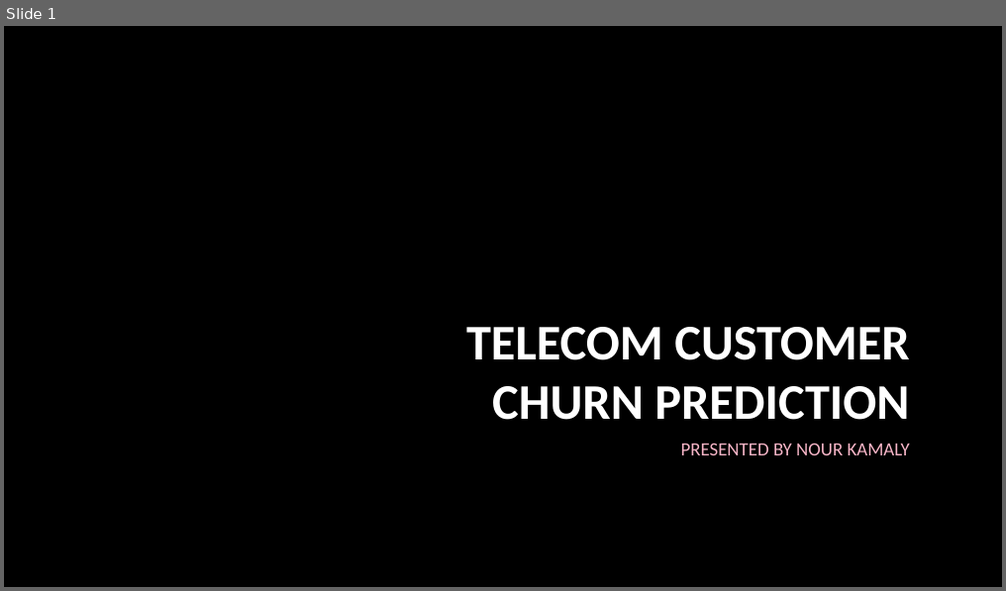
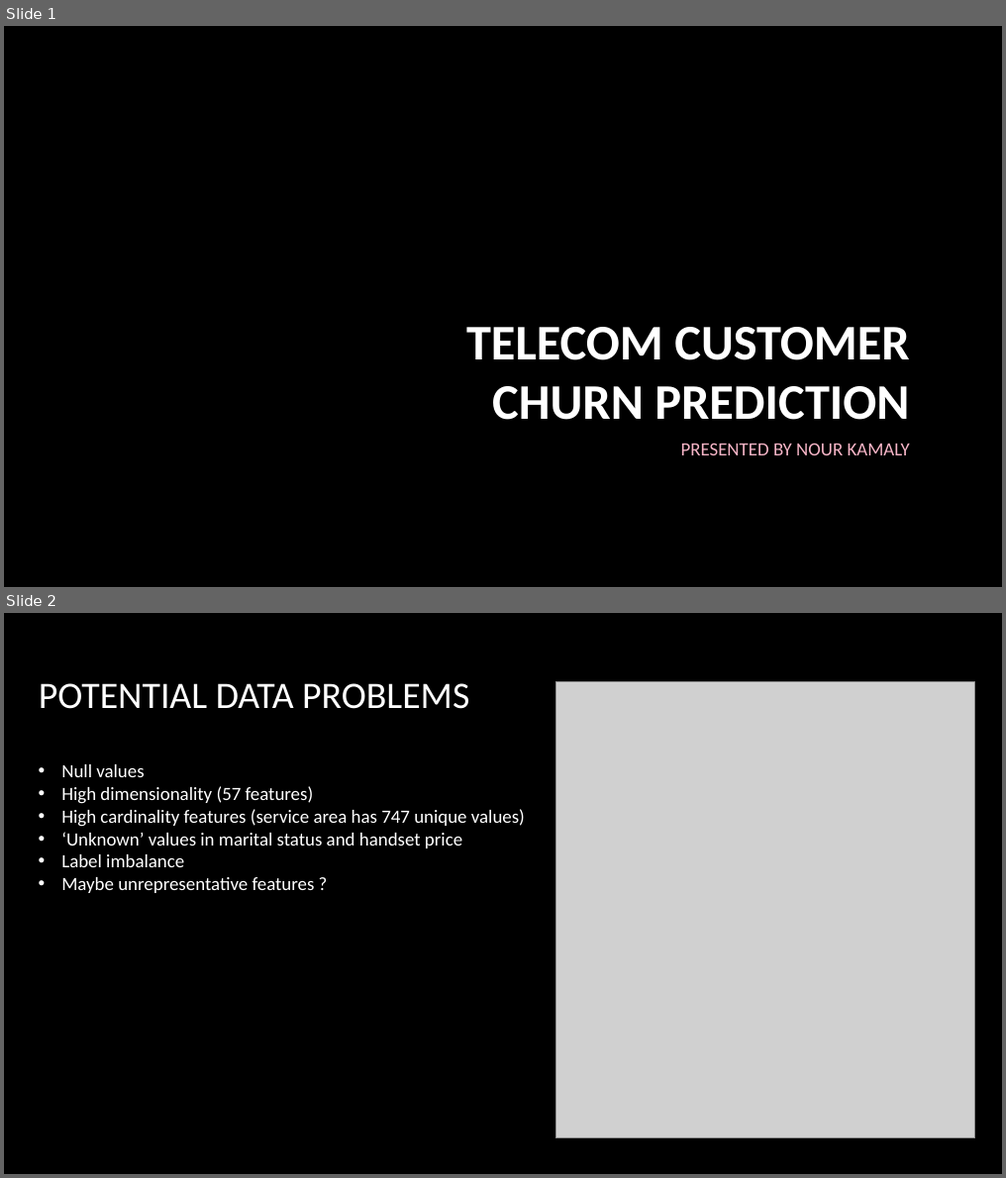
Before and after one commit to NourKamaly/TelecomCustomerChurnPrediction, a slide deck: 6. Documentation/Telecom Customer Churn Prediction.pptx. Shown one above the other, each under a label of ours: slide 1 before the commit, slides 1 and 2 after it. The pictures are 1006x591 and 1006x1178 pixels, drawn with LibreOffice and Linux fonts; fonts in the diff are those of the drawing; grey boxes stand for pictures; background and template pictures are left out. Boxes give left, top, right and bottom in pixels: in the first picture for what was removed or moved away, otherwise in the second. Text is boxed around its words. In the diff, an @@ line names an element or a change of style, - is before the commit and + after.

```diff
--- a/6. Documentation/Telecom Customer Churn Prediction.pptx
+++ b/6. Documentation/Telecom Customer Churn Prediction.pptx
@@ slide 2 added at <box>4,613,1002,1174</box>, background picture (left out) @@
@@ title added at <box>39,683,469,709</box>, 36 pt, text #FFFFFF @@
+POTENTIAL DATA PROBLEMS
@@ picture added at <box>555,682,975,1139</box> @@
@@ text added at <box>61,764,525,893</box>, 18 pt, text #FFFFFF @@
+• Null values
+• High dimensionality (57 features)
+• High cardinality features (service area has 747 unique values)
+• ‘Unknown’ values in marital status and handset price
+• Label imbalance
+• Maybe unrepresentative features ?
```
Also in this commit, not shown: 7 other slides added, 5 slides removed.
